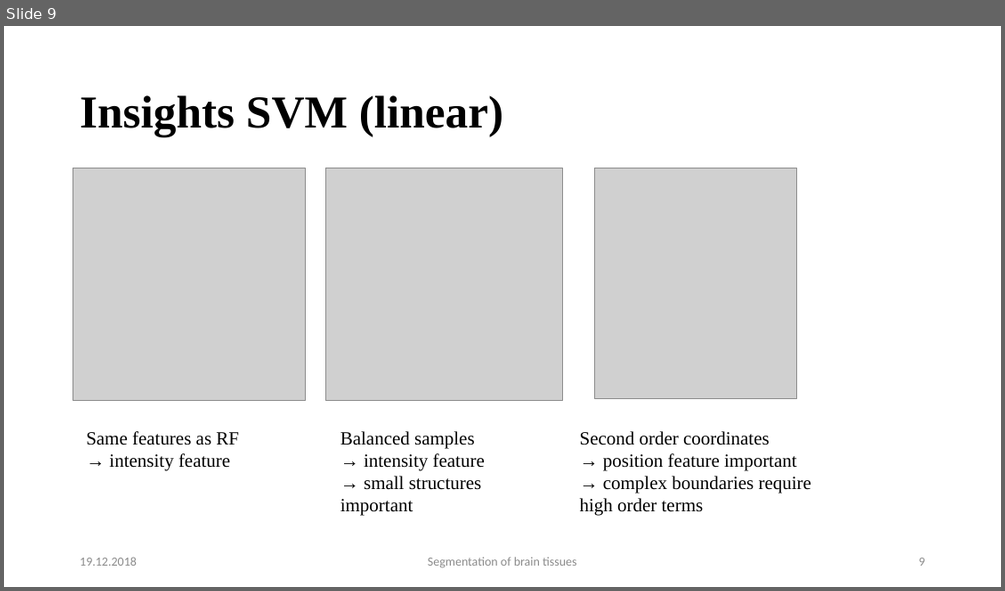
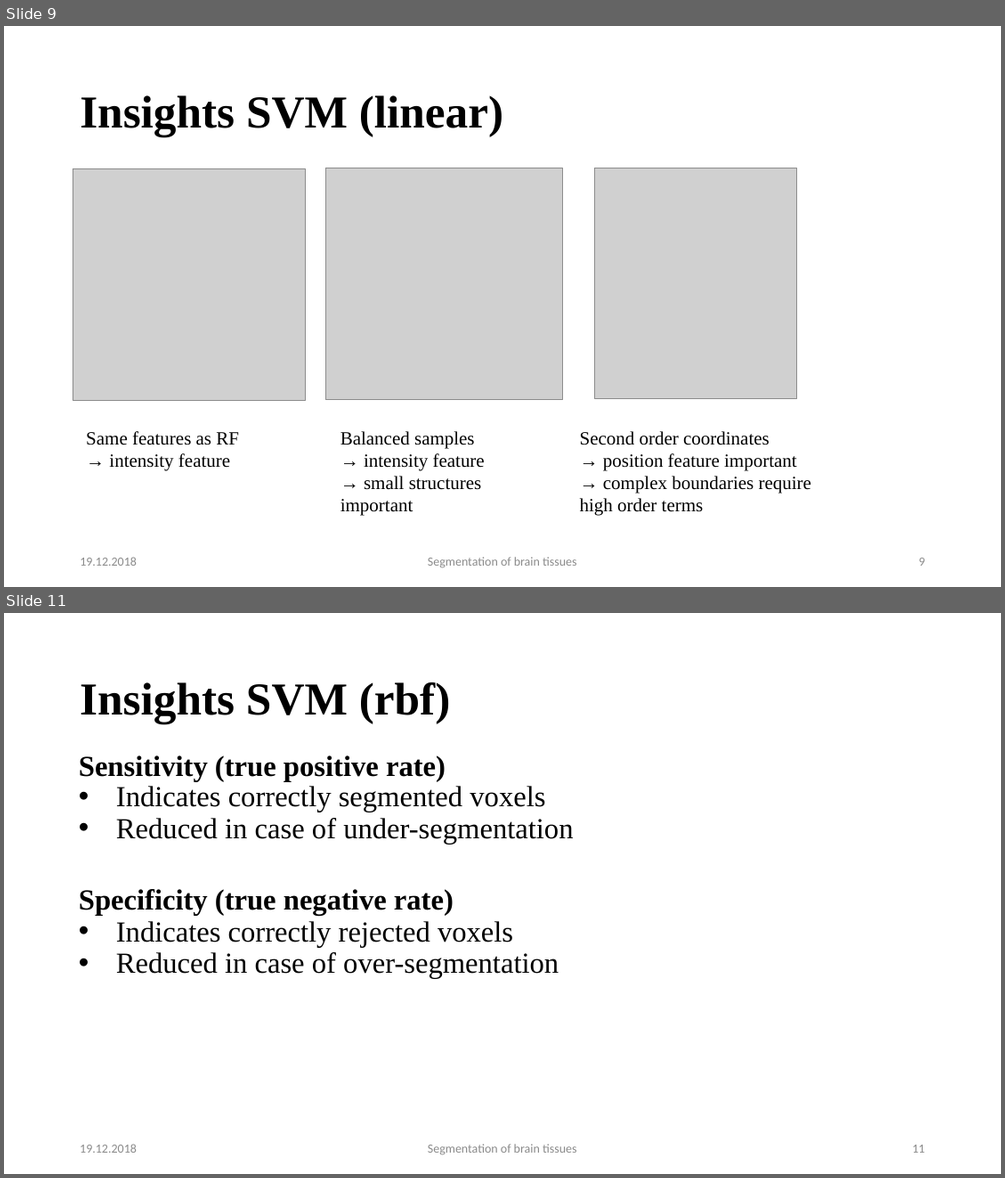
Before and after one commit to mhayoz/MIALab, a slide deck: Final Mialab.pptx. Shown one above the other, each under a label of ours: slide 9 before the commit, slides 9 and 11 after it; the slides between them are not shown. The pictures are 1005x591 and 1005x1178 pixels, drawn with LibreOffice and Linux fonts; fonts in the diff are those of the drawing; grey boxes stand for pictures; background and template pictures are left out. Boxes give left, top, right and bottom in pixels: in the first picture for what was removed or moved away, otherwise in the second. Text is boxed around its words. In the diff, an @@ line names an element or a change of style, - is before the commit and + after.

```diff
--- a/Final Mialab.pptx
+++ b/Final Mialab.pptx
@@ slide 11 added at <box>4,613,1001,1174</box>, background #FFFFFF @@
@@ text added at <box>80,682,451,724</box>, 44 pt, text #000000, bold @@
+Insights SVM (rbf)
@@ text added at <box>79,755,573,978</box>, 28 pt, text #000000 @@
+Sensitivity (true positive rate)
+• Indicates correctly segmented voxels
+• Reduced in case of under-segmentation
+Specificity (true negative rate)
+• Indicates correctly rejected voxels
+• Reduced in case of over-segmentation
@@ text added at <box>80,1143,137,1152</box>, 12 pt, text #8B8B8B @@
+19.12.2018
@@ text added at <box>428,1143,576,1155</box>, 12 pt, text #8B8B8B @@
+Segmentation of brain tissues
@@ page number added at <box>912,1144,924,1152</box>, 12 pt, text #8B8B8B @@
+11
```
Also in this commit, not shown: 4 slides changed, 2 other slides added.
